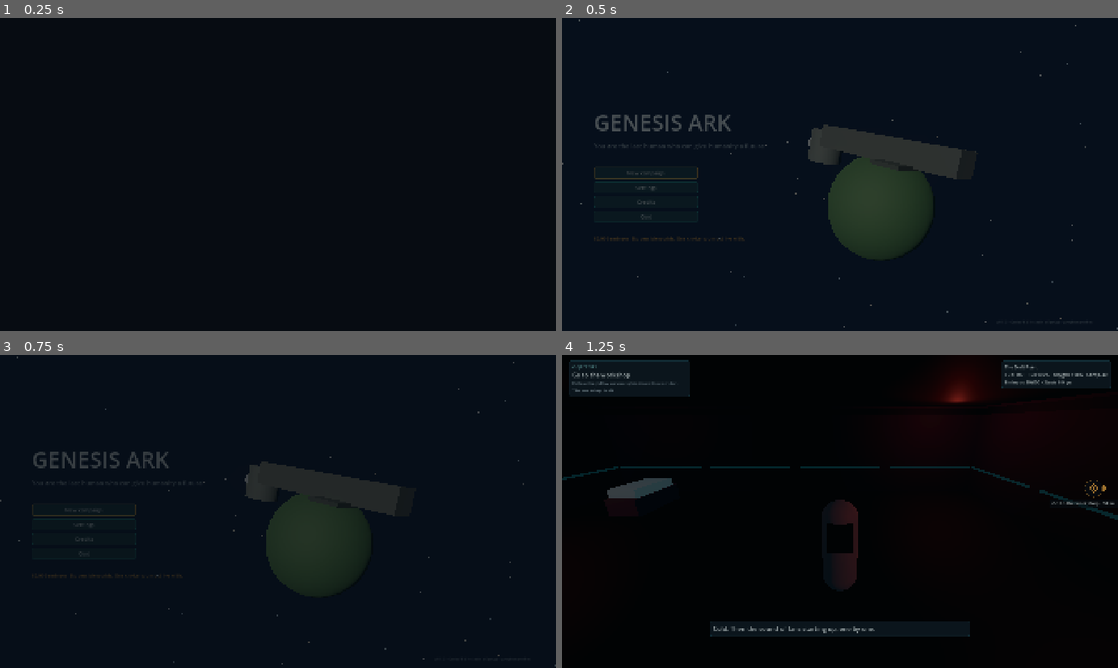
Above: before the commit, frames 1-4 (two rows, left to right).
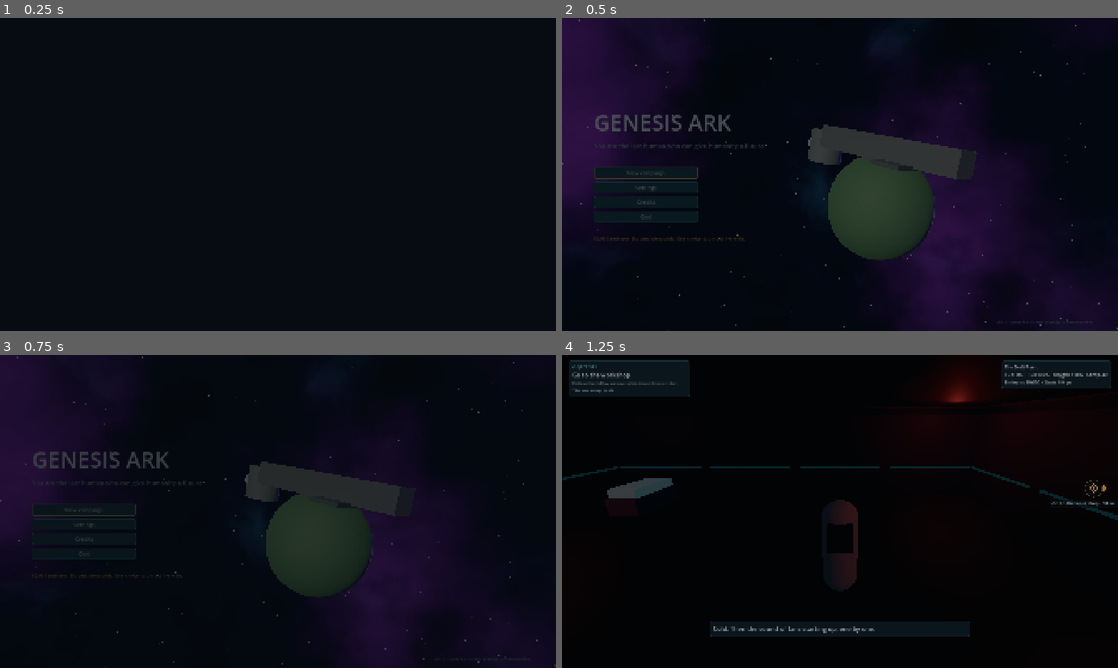
Above: after the commit, the same moments.

Repository: sebastianlistfeirup/GENESISARK
Game: Godot game, scene res://scenes/boot/boot.tscn
The game is run twice, just before and just after one commit, with the same random seed, the same clock (stepped at 60 frames per second) and the same inputs.
Inputs:
- Up to frame 1 (0.25 s): no input
- Up to frame 2 (0.5 s): no input
- Up to frame 3 (0.75 s): click "New campaign" at 0.5 s
- Up to frame 4 (1.25 s): no input

Frame 1 is identical in both runs. In frame 2, 8.6% of the frame differs, in the area x 0-97%, y 0-99%; in frame 3, 4.0%; in frame 4, nothing differs.

Commit message:
Painted nebula sky for space (violet/teal veils, dust lanes, warm star glow, stars) + violet fill light; precise GPU hash in planet/sky shaders
Co-Authored-By: Claude Opus 5.5 <noreply@anthropic.com>

Diff:
--- /dev/null
+++ b/art/shaders/nebula_sky.gdshader
@@ -0,0 +1,38 @@
+shader_type sky;
+// Painted-space sky after the POLYGON Sci-Fi Space key art: deep violet base,
+// teal and magenta nebula veils, a warm glow toward the key light and a fine
+// star field. Own art (no vendor data).
+uniform vec3 base_color : source_color = vec3(0.035, 0.02, 0.08);
+uniform vec3 veil_a : source_color = vec3(0.42, 0.12, 0.55);
+uniform vec3 veil_b : source_color = vec3(0.08, 0.38, 0.45);
+uniform vec3 glow_color : source_color = vec3(1.0, 0.55, 0.25);
+uniform float veil_strength = 1.0;
+uniform float seed = 0.0;
+
+float hash(vec3 p3) { p3 = fract((p3 + seed * 0.731) * 0.1031); p3 += dot(p3, p3.zyx + 31.32); return fract((p3.x + p3.y) * p3.z); }
+float noise(vec3 x) {
+	vec3 i = floor(x); vec3 f = fract(x); f = f * f * (3.0 - 2.0 * f);
+	return mix(mix(mix(hash(i), hash(i + vec3(1,0,0)), f.x), mix(hash(i + vec3(0,1,0)), hash(i + vec3(1,1,0)), f.x), f.y),
+		mix(mix(hash(i + vec3(0,0,1)), hash(i + vec3(1,0,1)), f.x), mix(hash(i + vec3(0,1,1)), hash(i + vec3(1,1,1)), f.x), f.y), f.z);
+}
+float fbm(vec3 p) { float v = 0.0; float a = 0.5; for (int i = 0; i < 6; i++) { v += a * noise(p); p *= 2.1; a *= 0.5; } return v; }
+
+void sky() {
+	vec3 d = EYEDIR;
+	float n1 = fbm(d * 2.2 + vec3(seed));
+	float n2 = fbm(d * 3.7 + vec3(4.0, seed, 1.0) + n1 * 1.5);
+	vec3 col = base_color;
+	col += veil_a * smoothstep(0.42, 0.85, n1) * 0.9 * veil_strength;
+	col += veil_b * smoothstep(0.5, 0.9, n2) * 0.8 * veil_strength;
+	// dark dust lanes cut through the veils
+	col *= mix(1.0, 0.45, smoothstep(0.55, 0.8, fbm(d * 6.0 + 9.0)));
+	// warm glow toward the key light (the system's star)
+	float sun_dot = max(dot(d, LIGHT0_DIRECTION), 0.0);
+	col += glow_color * (pow(sun_dot, 6.0) * 0.55 + pow(sun_dot, 64.0) * 1.6) * (LIGHT0_ENABLED ? 1.0 : 0.0);
+	// stars: sparse bright points, denser where the veils are
+	vec3 sp = d * 420.0;
+	float st = hash(floor(sp));
+	float star = step(0.9975 - 0.0015 * smoothstep(0.4, 0.8, n1), st) * smoothstep(0.45, 0.0, length(fract(sp) - 0.5));
+	col += vec3(0.9, 0.92, 1.0) * star * 1.6;
+	COLOR = col;
+}
--- a/art/shaders/planet.gdshader
+++ b/art/shaders/planet.gdshader
@@ -13,7 +13,7 @@
 
 varying vec3 obj_n;
 
-float hash(vec3 p) { p = fract(p * 0.3183099 + 0.1 + seed * 0.013); p *= 17.0; return fract(p.x * p.y * p.z * (p.x + p.y + p.z)); }
+float hash(vec3 p3) { p3 = fract((p3 + seed * 0.731) * 0.1031); p3 += dot(p3, p3.zyx + 31.32); return fract((p3.x + p3.y) * p3.z); }
 float noise(vec3 x) {
 	vec3 i = floor(x); vec3 f = fract(x); f = f * f * (3.0 - 2.0 * f);
 	return mix(mix(mix(hash(i + vec3(0,0,0)), hash(i + vec3(1,0,0)), f.x), mix(hash(i + vec3(0,1,0)), hash(i + vec3(1,1,0)), f.x), f.y),
--- a/scripts/runtime/common/space_backdrop.gd
+++ b/scripts/runtime/common/space_backdrop.gd
@@ -11,11 +11,17 @@
 func _ready() -> void:
 	var env := WorldEnvironment.new()
 	var e := Environment.new()
-	e.background_mode = Environment.BG_COLOR
-	e.background_color = Color("03060b")
+	# Painted nebula sky (art/shaders/nebula_sky.gdshader), varied per seed.
+	var sky_mat := ShaderMaterial.new()
+	sky_mat.shader = preload("res://art/shaders/nebula_sky.gdshader")
+	sky_mat.set_shader_parameter("seed", float(seed_value % 97))
+	var sky := Sky.new()
+	sky.sky_material = sky_mat
+	e.background_mode = Environment.BG_SKY
+	e.sky = sky
 	e.ambient_light_source = Environment.AMBIENT_SOURCE_COLOR
-	e.ambient_light_color = Color("2a3a4a")
-	e.ambient_light_energy = 0.6
+	e.ambient_light_color = Color("5a4a7a")
+	e.ambient_light_energy = 0.7
 	e.tonemap_mode = Environment.TONE_MAPPER_FILMIC
 	e.glow_enabled = true
 	e.glow_intensity = 0.8
@@ -52,5 +58,12 @@
 	var sun := DirectionalLight3D.new()
 	sun.rotation_degrees = Vector3(-25, -40, 0)
 	sun.light_color = Color("ffe2b8")
-	sun.light_energy = 1.4
+	sun.light_energy = 1.6
 	add_child(sun)
+	# Cool violet fill from the other side: the two-tone rim of the key art.
+	var fill := DirectionalLight3D.new()
+	fill.rotation_degrees = Vector3(15, 140, 0)
+	fill.light_color = Color("8a6cff")
+	fill.light_energy = 0.7
+	fill.sky_mode = DirectionalLight3D.SKY_MODE_LIGHT_ONLY
+	add_child(fill)
